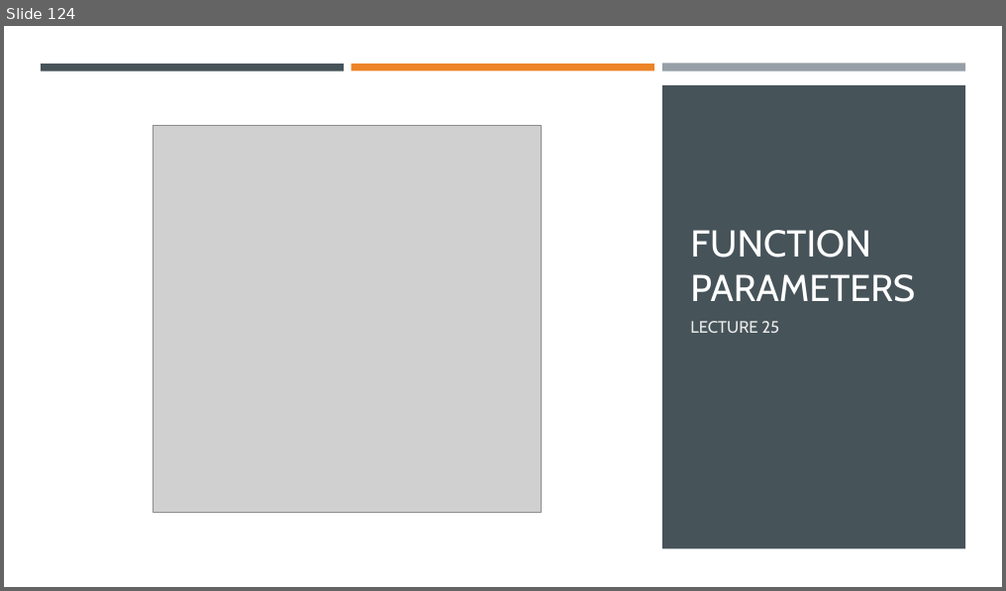
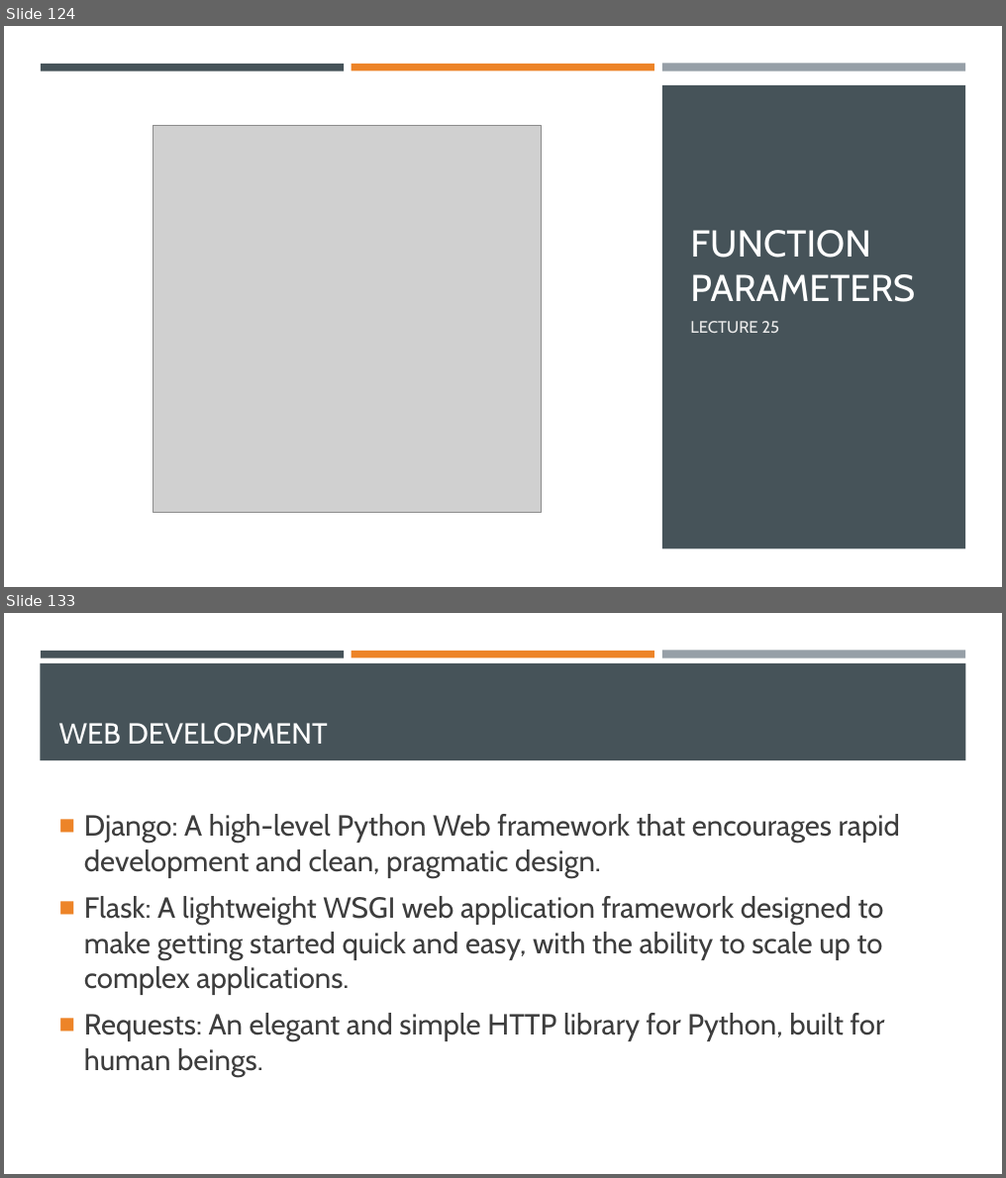
Before and after one commit to Ghost0396/iot, a slide deck: python/Python 3.pptx. Shown one above the other, each under a label of ours: slide 124 before the commit, slides 124 and 133 after it; the slides between them are not shown. The pictures are 1006x591 and 1006x1178 pixels, drawn with LibreOffice and Linux fonts; fonts in the diff are those of the drawing; grey boxes stand for pictures. Boxes give left, top, right and bottom in pixels: in the first picture for what was removed or moved away, otherwise in the second. Text is boxed around its words. In the diff, an @@ line names an element or a change of style, - is before the commit and + after.

```diff
--- a/python/Python 3.pptx
+++ b/python/Python 3.pptx
@@ slide 133 added at [4, 613, 1002, 1174], background #FFFFFF @@
@@ rectangle added at [40, 663, 966, 761], fill #465359 @@
@@ rectangle added at [41, 651, 344, 658], fill #465359 @@
@@ rectangle added at [351, 651, 654, 658], fill #ED8428 @@
@@ rectangle added at [662, 651, 965, 659], fill #969FA7 @@
@@ title added at [59, 723, 328, 745], 28 pt, text #FFFFFF @@
+WEB DEVELOPMENT
@@ text added at [84, 814, 900, 1077], 28 pt, text #3D3D3D @@
+■ Django: A high-level Python Web framework that encourages rapid development and clean, pragmatic design.
+■ Flask: A lightweight WSGI web application framework designed to make getting started quick and easy, with the ability to scale up to complex applications.
+■ Requests: An elegant and simple HTTP library for Python, built for human beings.
```
Also in this commit, not shown: 19 other slides added.
